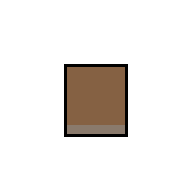
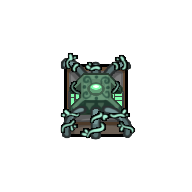
Layered file, before and after one edit (192x192). Changes by layer:
removed layer "颜色填充 5" over [left=67, top=67, right=125, bottom=134]
removed group "组 3" (12 layers) over [left=64, top=52, right=128, bottom=137]
renamed "图层 1" to "图层 0", showed it, moved it out of group "组 3", painted on it, unmasked it over [left=60, top=52, right=136, bottom=140]
removed group "基座" (3 layers) from group "组 3" over [left=64, top=64, right=128, bottom=137]
removed layer "颜色填充 3" from group "基座" over [left=67, top=67, right=125, bottom=125]
removed layer "颜色填充 1" from group "基座" over [left=67, top=125, right=125, bottom=134]
removed layer "border" from group "基座" over [left=64, top=64, right=128, bottom=137]
